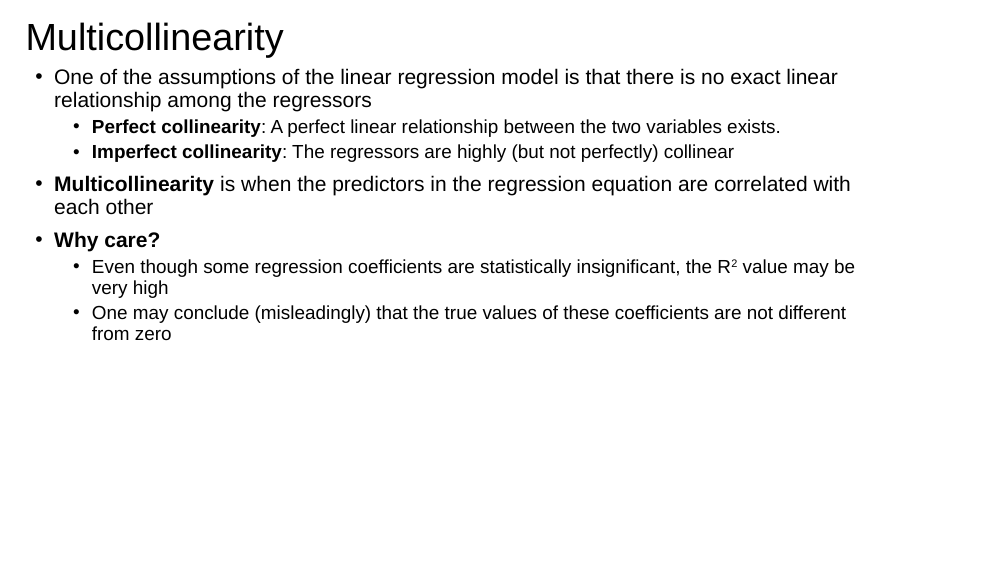
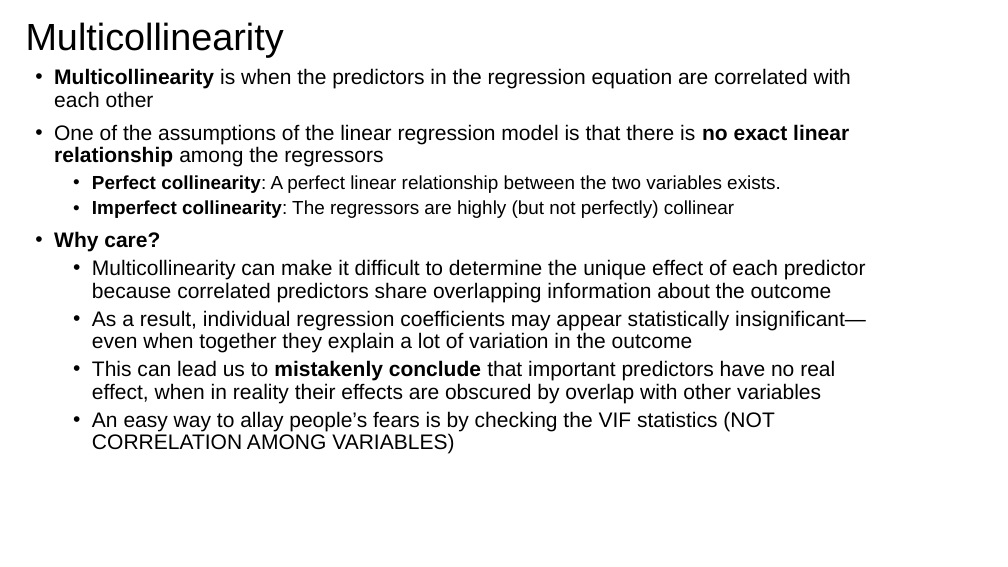
Before and after one commit to issues-osu/statsii-spring2026, a slide deck: slide 72 of slides/Effect_Sizes/Effect Size, Confidence Intervals, and Diagnostic.pptx (slide 68 before the commit). Drawn at 1008x567 pixels with LibreOffice and Linux fonts; fonts in the diff are those of the drawing. Boxes give left, top, right and bottom in pixels: in the first picture for what was removed or moved away, otherwise in the second. Text is boxed around its words. In the diff, an @@ line names an element or a change of style, - is before the commit and + after.

```diff
--- a/slides/Effect_Sizes/Effect Size, Confidence Intervals, and Diagnostic.pptx
+++ b/slides/Effect_Sizes/Effect Size, Confidence Intervals, and Diagnostic.pptx
@@ text at <box>54,68,851,108</box>: paragraph added @@
+• Multicollinearity is when the predictors in the regression equation are correlated with each other
@@ text at <box>54,124,849,167</box>: bold on in "no exact linear relationship" @@
@@ text at <box>54,175,851,215</box>: paragraph removed @@
-• Multicollinearity is when the predictors in the regression equation are correlated with each other
@@ text at <box>92,259,866,454</box>: text changed; size 18 to 20 pt @@
-  • Even though some regression coefficients are statistically insignificant, the R2 value may be very high
-  • One may conclude (misleadingly) that the true values of these coefficients are not different from zero
+  • Multicollinearity can make it difficult to determine the unique effect of each predictor because correlated predictors share overlapping information about the outcome
+  • As a result, individual regression coefficients may appear statistically insignificant—even when together they explain a lot of variation in the outcome
+  • This can lead us to mistakenly conclude that important predictors have no real effect, when in reality their effects are obscured by overlap with other variables
+  • An easy way to allay people’s fears is by checking the VIF statistics (NOT CORRELATION AMONG VARIABLES)
```
Also in this commit, not shown: 18 other slides changed, 14 slides added, 2 slides removed, 2 other files.
